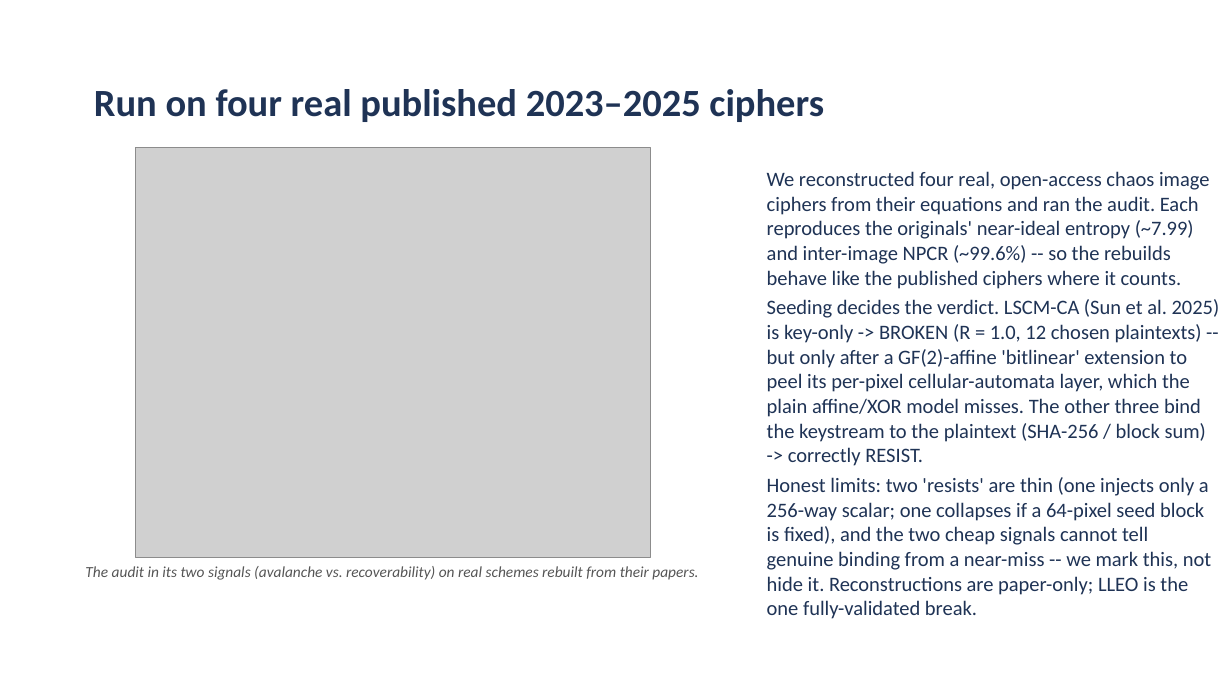
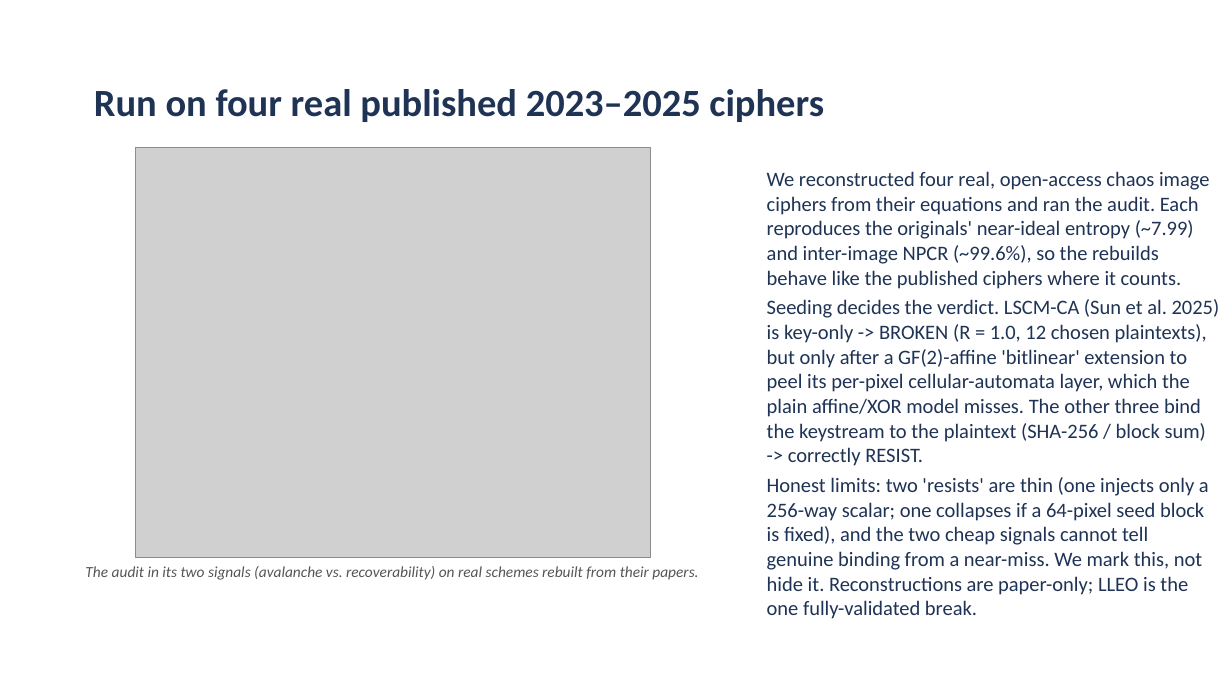
Before and after one commit to aiparallel0/chaoscrypt, a slide deck: slide 12 of papers/paper1-chaos-cpa/presentation.pptx. Drawn at 1232x693 pixels with LibreOffice and Linux fonts; fonts in the diff are those of the drawing; grey boxes stand for pictures; background and template pictures are left out. Boxes give left, top, right and bottom in pixels: in the first picture for what was removed or moved away, otherwise in the second. Text is boxed around its words. In the diff, an @@ line names an element or a change of style, - is before the commit and + after.

```diff
--- a/papers/paper1-chaos-cpa/presentation.pptx
+++ b/papers/paper1-chaos-cpa/presentation.pptx
@@ text at (767, 171, 1220, 595): text changed @@
-We reconstructed four real, open-access chaos image ciphers from their equations and ran the audit. Each reproduces the originals' near-ideal entropy (~7.99) and inter-image NPCR (~99.6%) -- so the rebuilds behave like the published ciphers where it counts.
-Seeding decides the verdict. LSCM-CA (Sun et al. 2025) is key-only -> BROKEN (R = 1.0, 12 chosen plaintexts) -- but only after a GF(2)-affine 'bitlinear' extension to peel its per-pixel cellular-automata layer, which the plain affine/XOR model misses. The other three bind the keystream to the plaintext (SHA-256 / block sum) -> correctly RESIST.
-Honest limits: two 'resists' are thin (one injects only a 256-way scalar; one collapses if a 64-pixel seed block is fixed), and the two cheap signals cannot tell genuine binding from a near-miss -- we mark this, not hide it. Reconstructions are paper-only; LLEO is the one fully-validated break.
+We reconstructed four real, open-access chaos image ciphers from their equations and ran the audit. Each reproduces the originals' near-ideal entropy (~7.99) and inter-image NPCR (~99.6%), so the rebuilds behave like the published ciphers where it counts.
+Seeding decides the verdict. LSCM-CA (Sun et al. 2025) is key-only -> BROKEN (R = 1.0, 12 chosen plaintexts), but only after a GF(2)-affine 'bitlinear' extension to peel its per-pixel cellular-automata layer, which the plain affine/XOR model misses. The other three bind the keystream to the plaintext (SHA-256 / block sum) -> correctly RESIST.
+Honest limits: two 'resists' are thin (one injects only a 256-way scalar; one collapses if a 64-pixel seed block is fixed), and the two cheap signals cannot tell genuine binding from a near-miss. We mark this, not hide it. Reconstructions are paper-only; LLEO is the one fully-validated break.
```
Also in this commit, not shown: 13 other slides changed, 6 other files.
